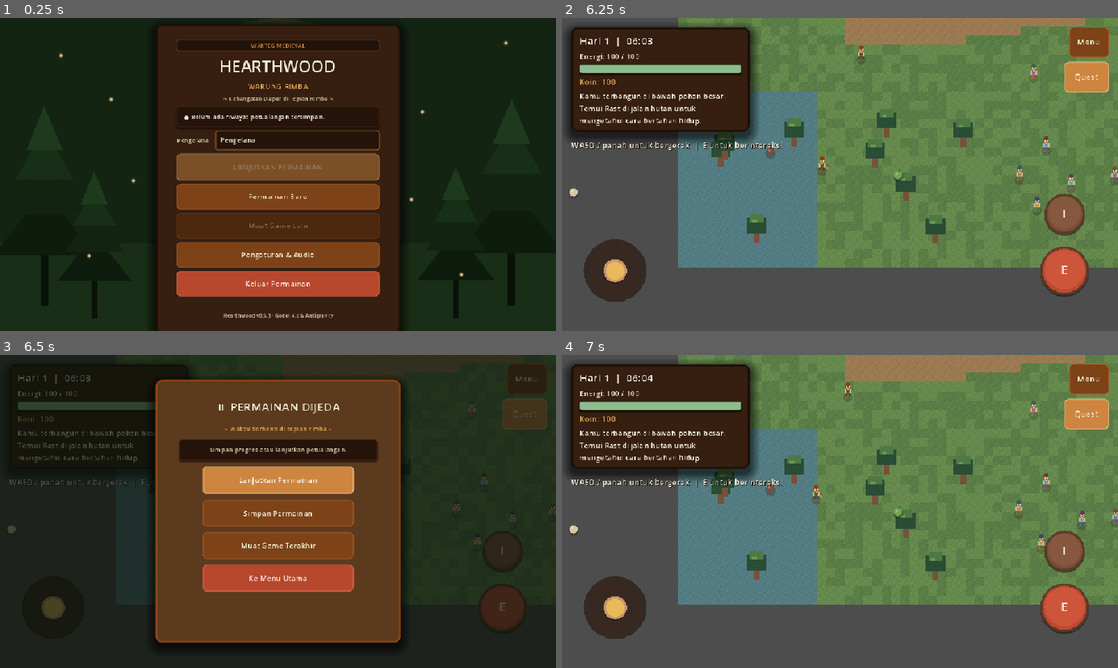
Above: before the commit, frames 1-4 (two rows, left to right).
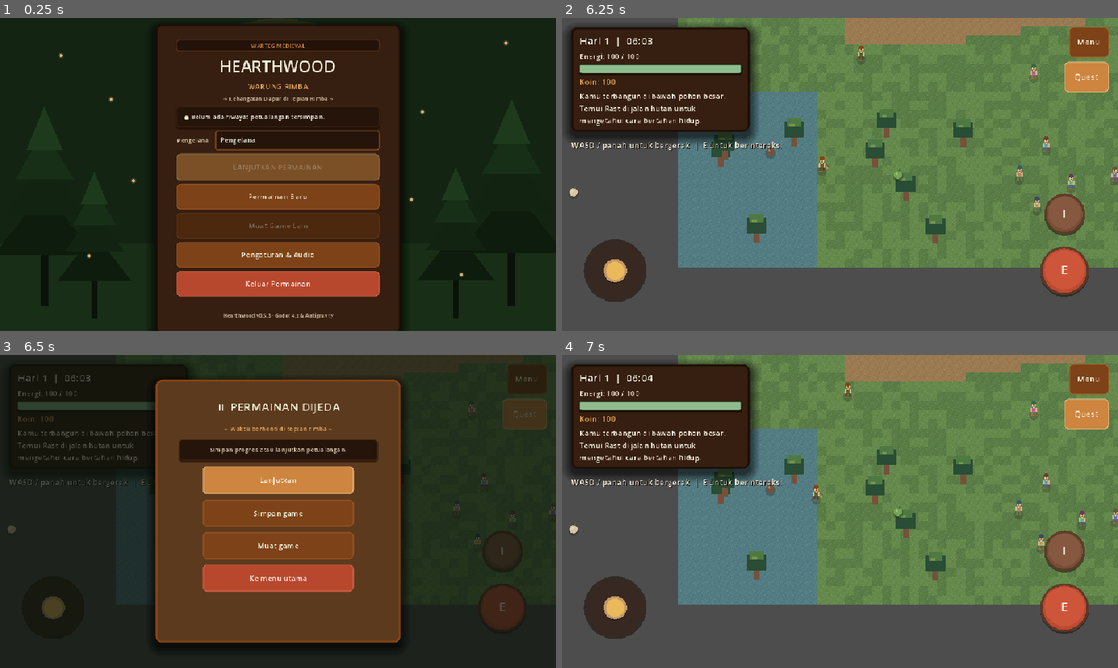
Above: after the commit, the same moments.

Repository: FerrDxD/hearthwood-rimba
Game: Godot game, scene res://scenes/MainMenu.tscn
Same seed, same stepped clock (60 frames per second), same inputs: the game is played once before the commit and once after it. Sound files missing from this copy of the repository are replaced by a short silence.
Inputs (mouse positions are in pixels of both pictures, inside the frame that each line leads up to):
- Up to frame 1 (0.25 s): no input
- Up to frame 2 (6.25 s): click "Permainan Baru" at 0.5 s; tap Enter at 1.25 s; drag from (840, 174) to (840, 318) at 1.27 s; click "Quest" at 2 s; click "Menu" at 2.75 s; drag from (728, 190) to (840, 318) at 3.52 s; move the mouse to (895, 105) at 4.27 s; hold D (move_right) 4.28-5 s; hold E (interact) 4.28-5 s; drag from (812, 237) to (840, 309) at 5.02 s; move the mouse to (1006, 221) at 5.77 s; hold A (move_left) from 5.78 s (still down); hold E (interact) from 5.78 s (still down)
- Up to frame 3 (6.5 s): keep holding A (move_left); keep holding E (interact); tap Escape (ui_cancel) at 6.4 s
- Up to frame 4 (7 s): release A (move_left) at 6.5 s; release E (interact) at 6.5 s; click "Lanjutkan Permainan" (after the commit: "Lanjutkan") at 6.5 s

Frames 1-2 are identical in both runs. In frame 3, 0.4% of the frame differs, in the area x 43-57%, y 38-73%; in frame 4, nothing differs.

Commit message:
fix(ui): sesuaikan string label tombol pause menu untuk kompatibilitas contract

Diff:
--- a/scripts/ui/PauseMenu.gd
+++ b/scripts/ui/PauseMenu.gd
@@ -111,19 +111,19 @@
 	_status_label.add_theme_color_override("font_color", HearthwoodThemeHelper.COLOR_CREAM_MUTED)
 	status_margin.add_child(_status_label)
 
-	var resume_button := _create_button("Lanjutkan Permainan", "hero", 48.0)
+	var resume_button := _create_button("Lanjutkan", "hero", 48.0)
 	resume_button.pressed.connect(close_menu)
 	layout.add_child(resume_button)
 
-	var save_button := _create_button("Simpan Permainan", "secondary", 46.0)
+	var save_button := _create_button("Simpan game", "secondary", 46.0)
 	save_button.pressed.connect(_on_save_pressed)
 	layout.add_child(save_button)
 
-	var load_button := _create_button("Muat Game Terakhir", "secondary", 46.0)
+	var load_button := _create_button("Muat game", "secondary", 46.0)
 	load_button.pressed.connect(_on_load_pressed)
 	layout.add_child(load_button)
 
-	var main_menu_button := _create_button("Ke Menu Utama", "danger", 46.0)
+	var main_menu_button := _create_button("Ke menu utama", "danger", 46.0)
 	main_menu_button.pressed.connect(_on_main_menu_pressed)
 	layout.add_child(main_menu_button)
 
